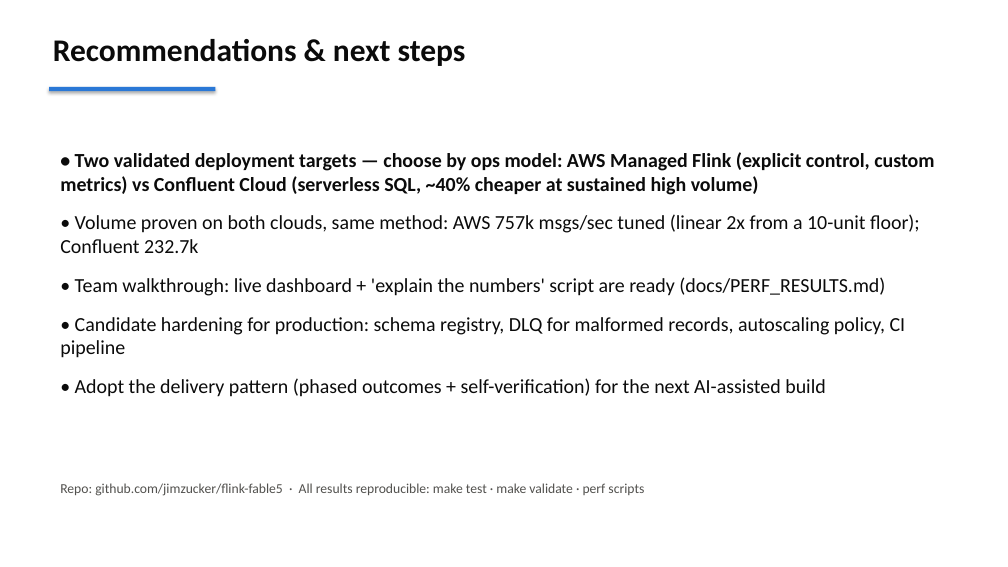
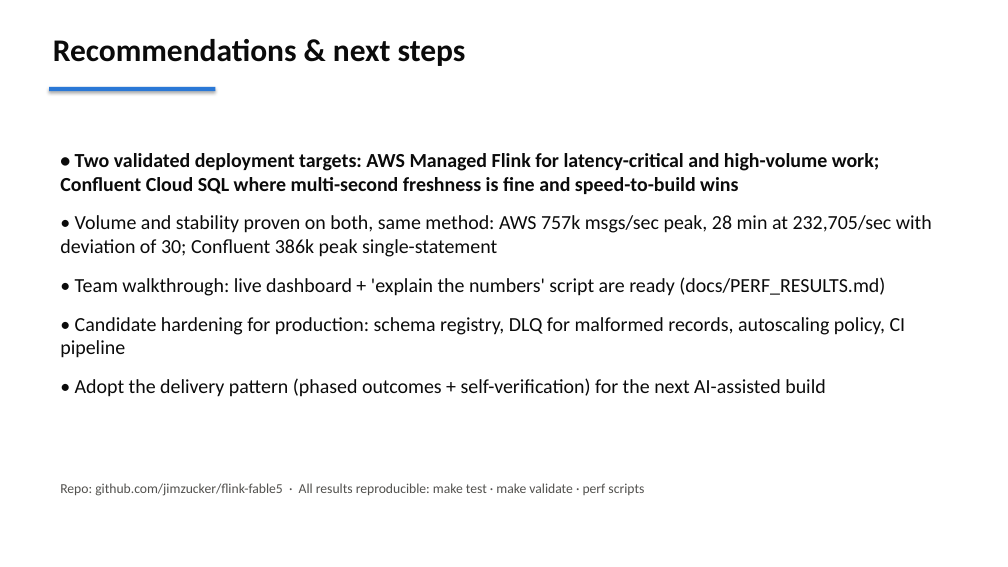
Before and after one commit to jimzucker/flink-fable5, a slide deck: slide 12 of docs/flink-demo-exec-briefing.pptx. Drawn at 1008x567 pixels with LibreOffice and Linux fonts; fonts in the diff are those of the drawing. Boxes give left, top, right and bottom in pixels: in the first picture for what was removed or moved away, otherwise in the second. Text is boxed around its words. In the diff, an @@ line names an element or a change of style, - is before the commit and + after.

```diff
--- a/docs/flink-demo-exec-briefing.pptx
+++ b/docs/flink-demo-exec-briefing.pptx
@@ text at <box>60,153,932,257</box>: text changed @@
-• Two validated deployment targets — choose by ops model: AWS Managed Flink (explicit control, custom metrics) vs Confluent Cloud (serverless SQL, ~40% cheaper at sustained high volume)
-• Volume proven on both clouds, same method: AWS 757k msgs/sec tuned (linear 2x from a 10-unit floor); Confluent 232.7k
+• Two validated deployment targets: AWS Managed Flink for latency-critical and high-volume work; Confluent Cloud SQL where multi-second freshness is fine and speed-to-build wins
+• Volume and stability proven on both, same method: AWS 757k msgs/sec peak, 28 min at 232,705/sec with deviation of 30; Confluent 386k peak single-statement
```
Also in this commit, not shown: 1 other slide changed, 7 other files.
